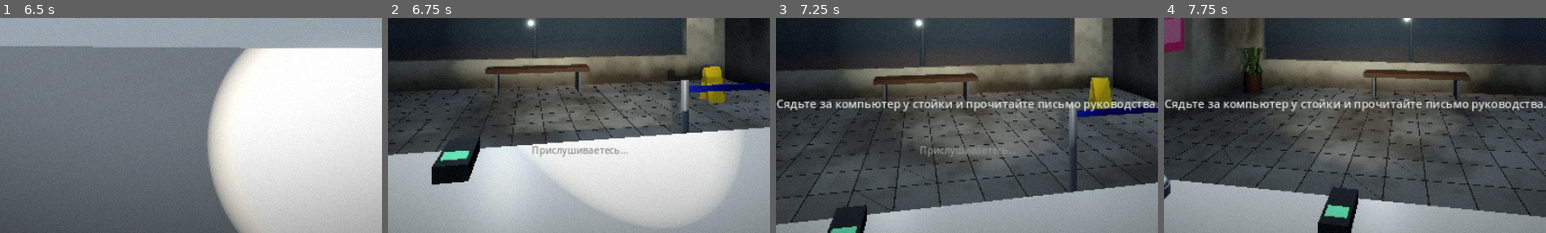
Above: before the commit, frames 1-4 (left to right).
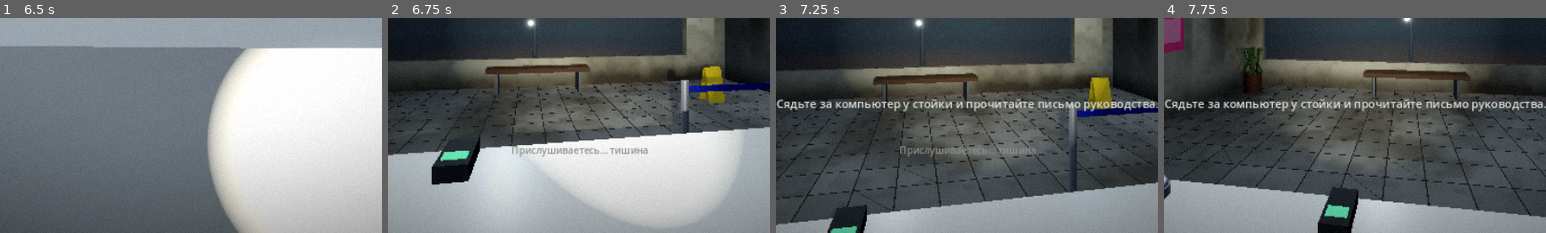
Above: after the commit, the same moments.

Repository: nemoring/RelixChat
Game: Godot game, scene res://tools/shot.tscn
Two runs of this game, one before a commit and one after it. Both use one fixed random seed, a clock stepped at 60 frames per second and the inputs below. This scene is started directly instead of the project's main scene.
Inputs (mouse positions are % of the whole screen's width and height, from its top left):
- Up to frame 1 (6.5 s): tap Enter at 0.5, 2 s; move the mouse to (55, 50) at 0.52 s; hold Q (listen) 0.53-1.28 s; hold W (move_forward) 0.53-5.78 s; click (55, 50) at 0.67 s; tap Space at 1.25, 5.75 s; move the mouse to (45, 50) at 1.27 s; tap C (crouch) at 1.35 s; tap Q (listen) at 1.55, 2.3, 3.05, 3.8, 4.35, 5.3, 6.05 s; move the mouse to (52, 48) at 2.02 s; hold G (drop) 2.03-2.78 s; move the mouse to (49, 52) at 2.77 s; tap F (flashlight) at 2.85 s; click (49, 52) at 2.92 s; move the mouse to (57, 51) at 3.52 s; hold E (interact) 3.53-4.28 s; move the mouse to (42, 49) at 4.27 s; move the mouse to (51, 50) at 5.02 s; hold Shift (sprint) 5.03-5.78 s; click (51, 50) at 5.17 s; move the mouse to (46, 48) at 5.77 s; hold D (move_right) from 5.78 s (still down); tap Tab (tasks) at 5.85 s
- Up to frame 2 (6.75 s): move the mouse to (55, 50) at 6.52 s; release D (move_right) at 6.53 s; hold W (move_forward) from 6.53 s (still down); hold Q (listen) from 6.53 s (still down); tap Ctrl at 6.6 s
- Up to frame 3 (7.25 s): keep holding W (move_forward); keep holding Q (listen)
- Up to frame 4 (7.75 s): keep holding W (move_forward); move the mouse to (45, 50) at 7.27 s; release Q (listen) at 7.28 s; tap Q (listen) at 7.35 s; click (45, 50) at 7.42 s
The pictures show only the part of the screen within x 25-75%, y 50-100%; the shares and areas given below are measured in that part.

Frame 1 is identical in both runs. In frame 2, 0.6% of the frame differs, in the area x 32-68%, y 59-65%; in frame 3, 0.3%; in frame 4, nothing differs.
Error in both runs: Out of bounds get index '1' (on base: 'PackedStringArray') (res://tools/shot.gd:18)

Commit message:
Five Nights at ПВЗ: README, сборка Windows/Android, «прислушаться», обучение
Co-Authored-By: Claude Opus 5.5 <noreply@anthropic.com>
Claude-Session: https://claude.ai/code/session_01GiYXZ9rffZmqny2d5an4Dq

Diff:
--- a/FiveNightsPVZ/scripts/autoload/sound_bank.gd
+++ b/FiveNightsPVZ/scripts/autoload/sound_bank.gd
@@ -8,6 +8,14 @@
 const RATE := 22050
 
 var _cache := {}
+## Недавние значимые звуки: [имя, позиция, мс] — для механики «прислушаться».
+var recent: Array = []
+const AUDIBLE_NAMES := {
+	"step": "Шаги", "step_heavy": "Тяжёлые шаги", "step_soft": "Тихие шаги", "breath": "Дыхание",
+	"rustle": "Шорох коробок", "creak": "Скрип", "whisper": "Шёпот", "knock": "Стук", "thud": "Глухой удар",
+	"door_open": "Дверь", "door_close": "Дверь", "glass_tap": "Стук по стеклу", "cloth": "Шорох одежды",
+	"shutter": "Рольставня", "bell": "Звонок на стойке", "phone": "Телефон", "printer": "Принтер", "relay": "Щелчок реле",
+}
 var _rng := RandomNumberGenerator.new()
 ## Звуки, которые нужно сгенерировать заранее (на загрузочном экране).
 const WARMUP := [
@@ -79,6 +87,10 @@
 	apply_occlusion(p)
 	p.play()
 	p.finished.connect(p.queue_free)
+	if AUDIBLE_NAMES.has(sound_name):
+		recent.append([sound_name, pos, Time.get_ticks_msec()])
+		if recent.size() > 24:
+			recent.pop_front()
 	return p
 
 
--- a/FiveNightsPVZ/scripts/player/player.gd
+++ b/FiveNightsPVZ/scripts/player/player.gd
@@ -219,6 +219,13 @@
 			pitch = 1.15
 	var vol := -14.0 if crouching else (-4.0 if sprint else -9.0)
 	Sfx.play_3d(sound, global_position + Vector3.UP * 0.05, vol, pitch * randf_range(0.92, 1.08), 18.0)
+	if not Sfx.recent.is_empty():
+		Sfx.recent.pop_back()
+	# Старый пол в коридоре и подсобке иногда скрипит.
+	if current_room in ["corridor", "utility", "tech"] and randf() < 0.18:
+		Sfx.play_3d("creak", global_position, -18.0, randf_range(0.45, 0.6), 12.0)
+		if GameWorld.instance:
+			GameWorld.instance.emit_noise(global_position, 0.35, "player")
 	if GameWorld.instance:
 		GameWorld.instance.emit_noise(global_position, 0.1 if crouching else (0.8 if sprint else 0.3), "player")
 
--- a/FiveNightsPVZ/scripts/systems/night_controller.gd
+++ b/FiveNightsPVZ/scripts/systems/night_controller.gd
@@ -93,7 +93,21 @@
 
 # ------------------------------------------------------------------ Сценарий
 
+const TUTORIAL := {
+	"intake": "Поступление: коробки на поддоне у рольставни (склад). Отнесите каждую к сканеру на стойке, затем — в указанную ячейку.",
+	"client": "У стойки клиент. Сядьте за компьютер → «Заказы» → откройте карточку, найдите коробку в ячейке и положите на стойку.",
+	"woman_request": "Голос из примерочной. Пакеты с размерами висят на вешалах в складе у восточной стены. Передайте через шторку.",
+	"real_task": "Новое письмо с заданием обхода. Метки обхода — синие таблички на стенах.",
+	"breaker": "Выбило автомат. Электрощиток — в подсобке, в конце служебного коридора.",
+	"phone": "Звонит телефон на стене рабочего места. Он отключён много лет.",
+	"faceless_outside": "Кто-то стоит за стеклянной дверью. Магнитный замок включён — он не войдёт. Не отключайте замок.",
+}
+
+
 func run_beat(kind: String, param) -> void:
+	if night == 1 and not GameState.is_custom_night and TUTORIAL.has(kind):
+		var hint: String = TUTORIAL[kind]
+		get_tree().create_timer(2.5).timeout.connect(func(): world.hud_message(hint, 8.0))
 	match kind:
 		"mail_intro":
 			var m := Story.intro_mail(night if not GameState.is_custom_night else 6, GameState.player_name())
--- a/FiveNightsPVZ/scripts/ui/hud.gd
+++ b/FiveNightsPVZ/scripts/ui/hud.gd
@@ -137,7 +137,7 @@
 	if p.hiding_in and show_ui:
 		held.text = "Вы прячетесь %s. [E] — выйти" % p.hiding_in.spot_name
 	if p.listening and show_ui:
-		held.text = "Прислушиваетесь…"
+		held.text = "Прислушиваетесь… " + _listen_hint(p)
 	clock.text = "%s   Ночь %s" % [world.night.clock_text(), "★" if GameState.is_custom_night else str(world.night_index)]
 	# Фонарик.
 	_battery_show_t = maxf(0.0, _battery_show_t - delta)
@@ -153,6 +153,30 @@
 	if Input.is_action_just_pressed("tasks"):
 		_tasks_expanded = not _tasks_expanded
 		_refresh_tasks()
+
+
+## Направление последнего значимого звука (кроме собственных шагов).
+func _listen_hint(p: Player) -> String:
+	var now := Time.get_ticks_msec()
+	for i in range(Sfx.recent.size() - 1, -1, -1):
+		var r: Array = Sfx.recent[i]
+		if now - int(r[2]) > 5000:
+			break
+		var pos: Vector3 = r[1]
+		var d := pos.distance_to(p.global_position)
+		if d < 1.2 or d > 18.0:
+			continue
+		var to := pos - p.global_position
+		var local := p.global_basis.inverse() * to
+		var dir := "впереди"
+		if absf(local.x) > absf(local.z):
+			dir = "справа" if local.x > 0 else "слева"
+		elif local.z > 0:
+			dir = "сзади"
+		var wall := "" if p.has_los(pos + Vector3.UP * 0.2) else ", за стеной"
+		var dist := "рядом" if d < 4.0 else ("недалеко" if d < 9.0 else "далеко")
+		return "%s — %s, %s%s" % [Sfx.AUDIBLE_NAMES[r[0]], dir, dist, wall]
+	return "тишина"
 
 
 func _prompt_text(p: Player) -> String:
--- a/FiveNightsPVZ/tools/shot.gd
+++ b/FiveNightsPVZ/tools/shot.gd
@@ -19,6 +19,7 @@
 		p.rotation_degrees.y = float(a[4])
 		p.head.rotation_degrees.x = float(a[5])
 		if a.size() > 8 and a[8] == "flash":
+			GameWorld.instance.level.lighting.set_switch("warehouse", false)
 			p.toggle_flashlight()
 		if a.size() > 8 and a[8] == "desk":
 			GameWorld.instance.open_desk()
Not shown, added: FiveNightsPVZ/export_presets.cfg
Not shown, added: FiveNightsPVZ/README.md
Not shown, added: FiveNightsPVZ/tools/build.sh
Not shown, added: FiveNightsPVZ/tools/sign_apk_v2.py
